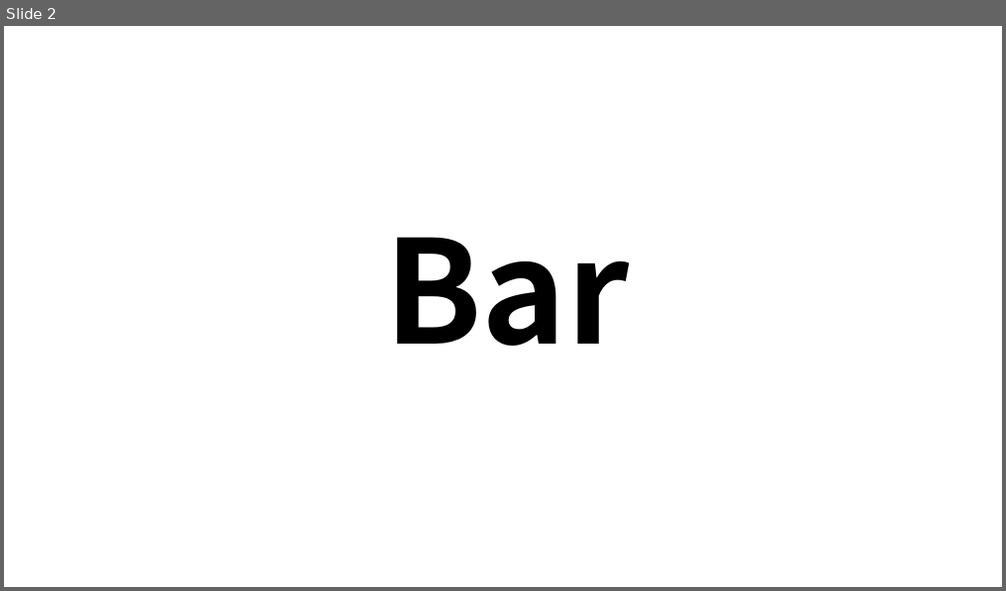
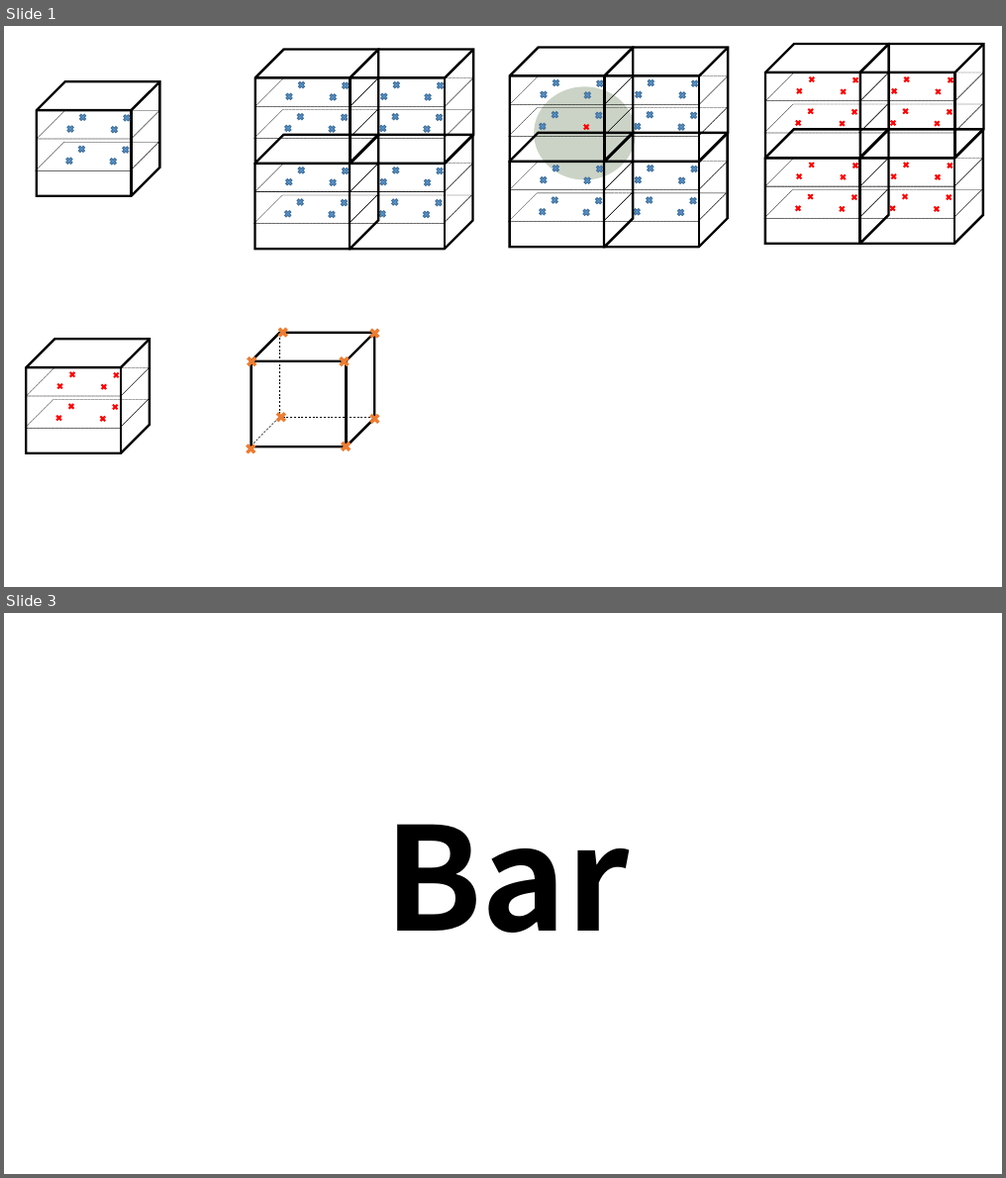
Before and after one commit to kms0523/Study, a slide deck: 그림.pptx. Shown one above the other, each under a label of ours: slide 2 before the commit, slides 1 and 3 after it; the slides between them are not shown. The pictures are 1006x591 and 1006x1178 pixels, drawn with LibreOffice and Linux fonts; fonts in the diff are those of the drawing. Boxes give left, top, right and bottom in pixels: in the first picture for what was removed or moved away, otherwise in the second. Text is boxed around its words. In the diff, an @@ line names an element or a change of style, - is before the commit and + after.

```diff
--- a/그림.pptx
+++ b/그림.pptx
@@ slide 1 added at (4,26,1002,587), background #FFFFFF @@
@@ group added at (254,49,473,249): 32 crosses, 12 cubes @@
@@ group added at (509,48,728,248): 32 crosses, 12 cubes, 1 ellipse @@
@@ group added at (764,44,984,244): 32 crosses, 12 cubes @@
@@ group added at (36,82,159,196): 8 crosses, 3 cubes @@
@@ group added at (25,339,150,454): 8 crosses, 3 cubes @@
@@ group added at (244,325,383,458): 8 crosses, 3 lines, 1 cube @@
@@ what was slide 2 is now slide 3 @@
```
Also in this commit, not shown: 1 other slide added, 1 slide removed, 27 other files.
